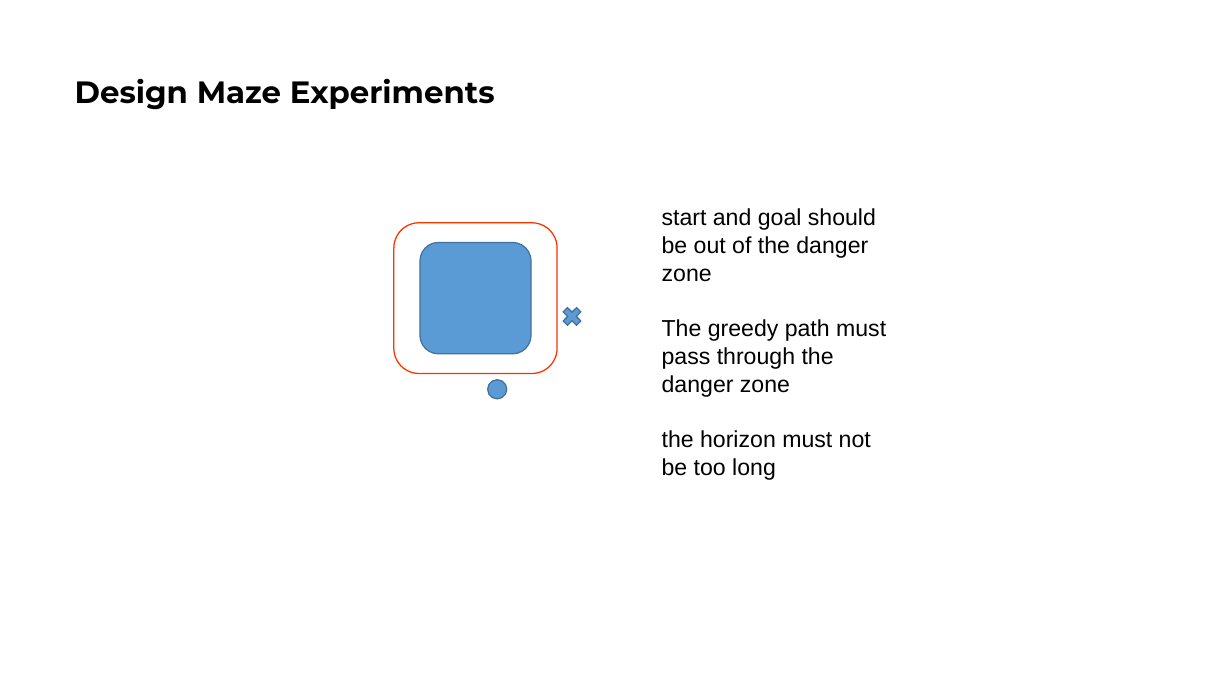
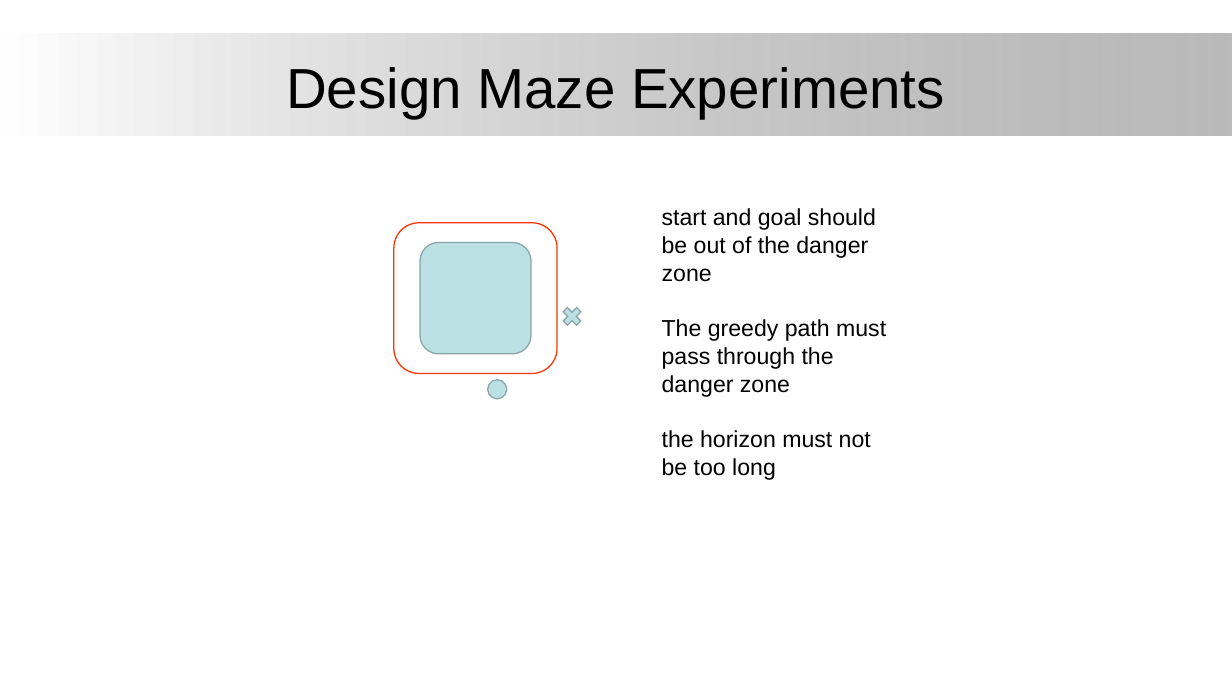
Before and after one commit to delay-planner/rb-visual-mapf, a slide deck: slide 2 of experiment_slides.pptx. Drawn at 1232x693 pixels with LibreOffice and Linux fonts; fonts in the diff are those of the drawing; background and template pictures are left out. Boxes give left, top, right and bottom in pixels: in the first picture for what was removed or moved away, otherwise in the second. Text is boxed around its words. In the diff, an @@ line names an element or a change of style, - is before the commit and + after.

```diff
--- a/experiment_slides.pptx
+++ b/experiment_slides.pptx
@@ title "Design Maze Experiments" at (286,67,945,118): size 24 to 44 pt, font Montserrat to Arial, bold off; alignment left to centre; line spacing 0.9 to 1 @@
@@ rectangle added at (0,33,1232,135), fill gradient #FFFFFF to #808080 @@
@@ fill #5B9BD5 to #BBE0E3; outline #43739E 1 pt to #8AA6A8 1 pt in 3 elements at (421,242,531,354), (488,380,507,399), (559,304,585,330) @@
```
Also in this commit, not shown: 4 slides added, 1 slide removed.
